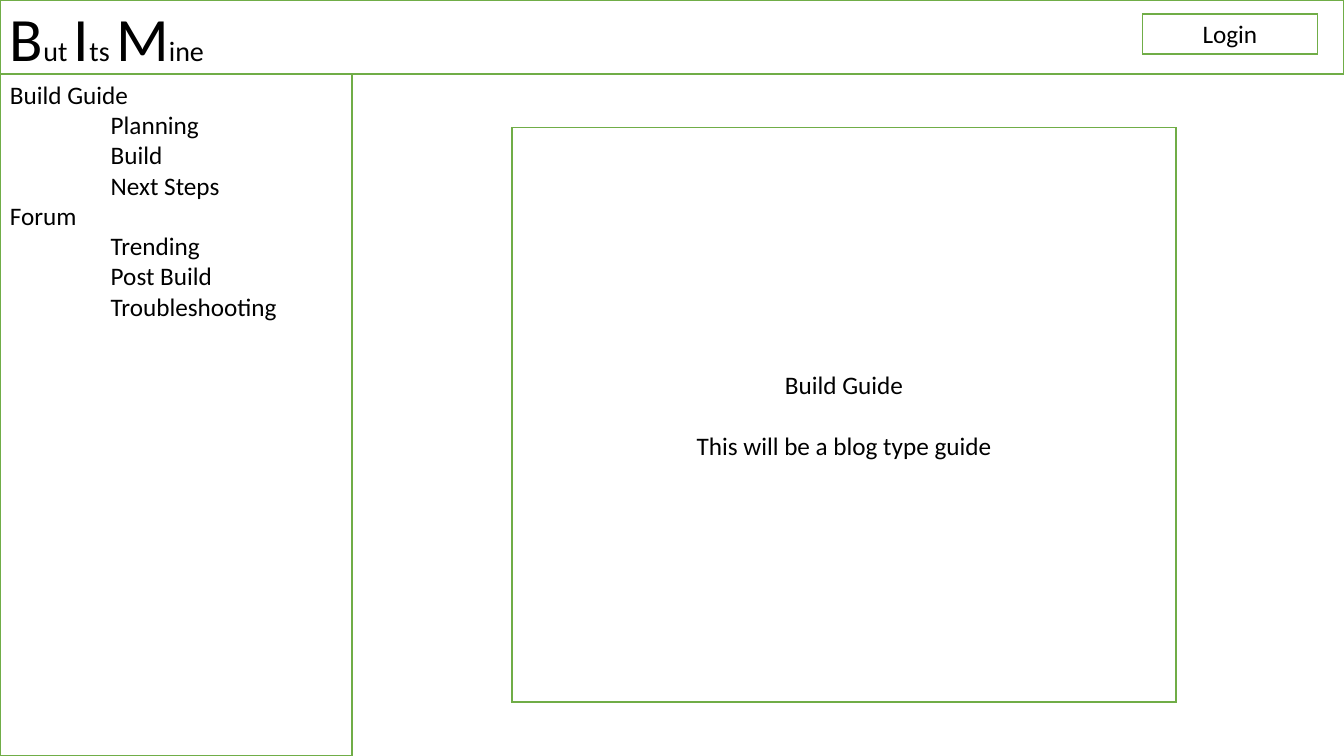
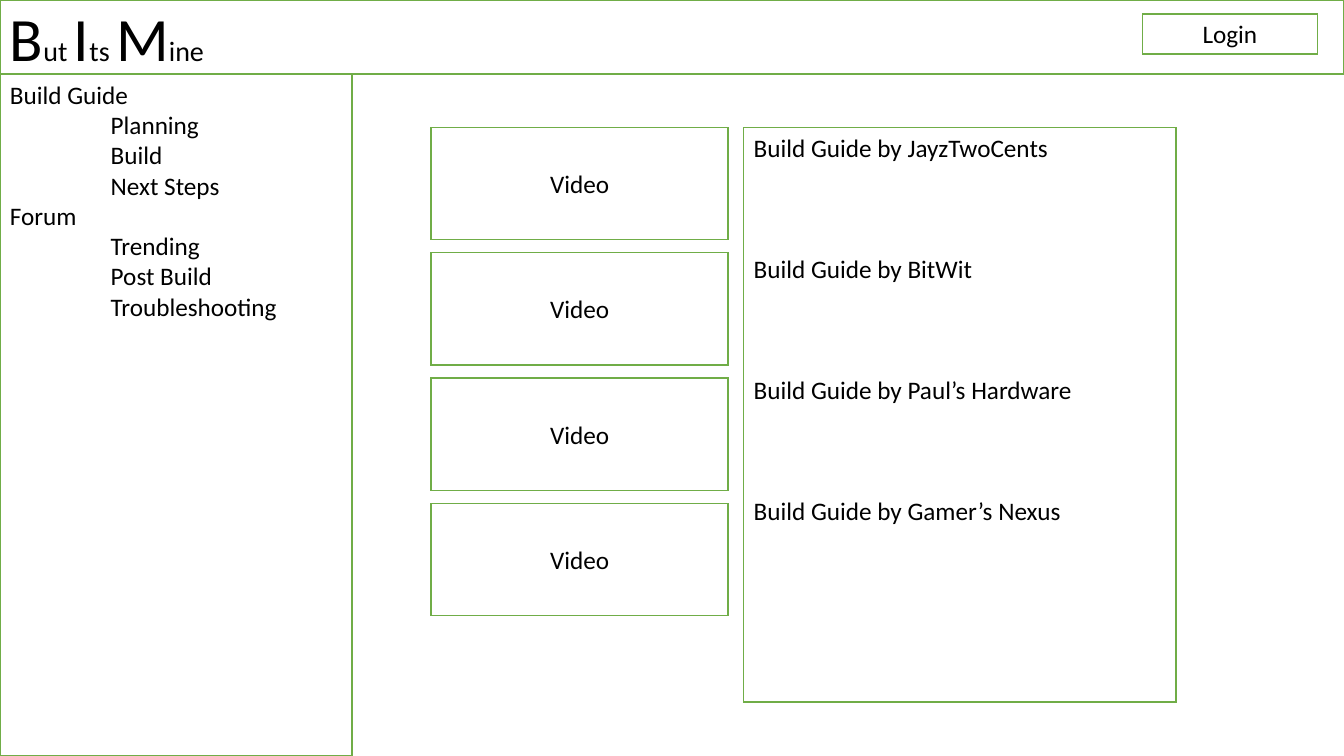
Before and after one commit to tck9173/But-Its-Mine, a slide deck: slide 2 of Planning/Wireframe.pptx. Drawn at 1344x756 pixels with LibreOffice and Linux fonts; fonts in the diff are those of the drawing. Boxes give left, top, right and bottom in pixels: in the first picture for what was removed or moved away, otherwise in the second. Text is boxed around its words. In the diff, an @@ line names an element or a change of style, - is before the commit and + after.

```diff
--- a/Planning/Wireframe.pptx
+++ b/Planning/Wireframe.pptx
@@ rectangle added at [432, 127, 729, 239], fill #FFFFFF, outline #70AD47 1 pt, 18 pt, text #000000 @@
+Video
@@ rectangle "Build Guide by JayzTwoCents": place and size @@
-rectangle "Build Guide by JayzTwoCents" at [512, 127, 1177, 702]
+rectangle "Build Guide by JayzTwoCents" at [744, 127, 1177, 702]
@@ rectangle "Build Guide by JayzTwoCents" at [744, 127, 1177, 702]: vertical alignment middle to top @@
@@ text in rectangle at [754, 139, 1071, 524]: text changed @@
-Build Guide
-This will be a blog type guide
+Build Guide by JayzTwoCents
+Build Guide by BitWit
+Build Guide by Paul’s Hardware
+Build Guide by Gamer’s Nexus
@@ rectangle added at [432, 253, 729, 365], fill #FFFFFF, outline #70AD47 1 pt, 18 pt, text #000000 @@
+Video
@@ rectangle added at [432, 378, 729, 490], fill #FFFFFF, outline #70AD47 1 pt, 18 pt, text #000000 @@
+Video
@@ rectangle added at [432, 503, 729, 615], fill #FFFFFF, outline #70AD47 1 pt, 18 pt, text #000000 @@
+Video
```
Also in this commit, not shown: 3 other files.
